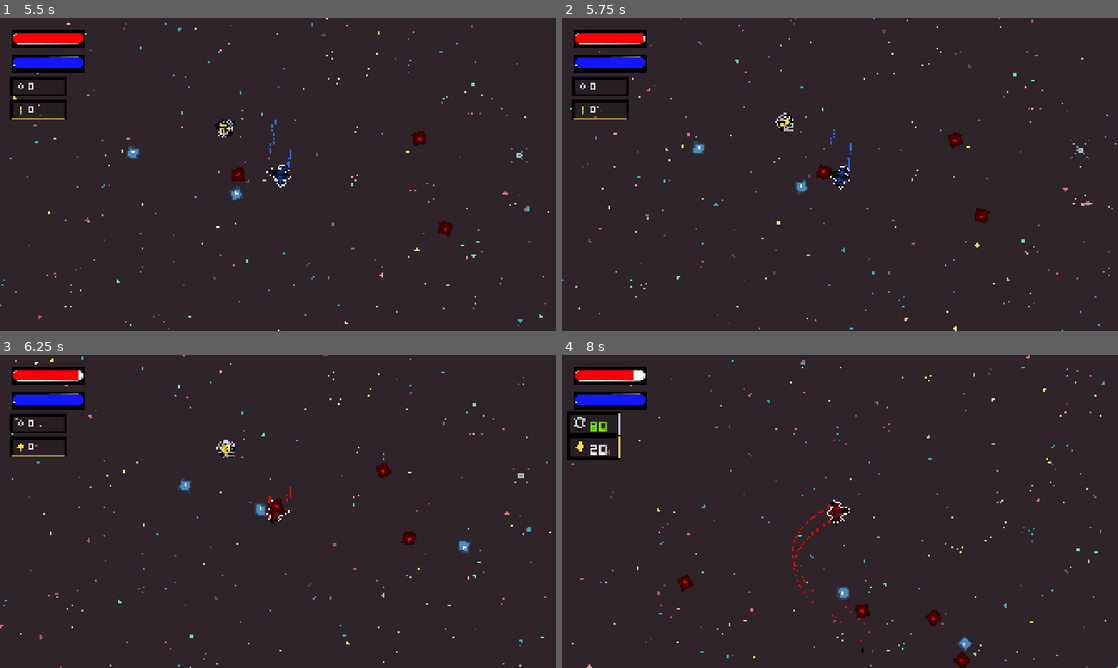
Above: before the commit, frames 1-4 (two rows, left to right).
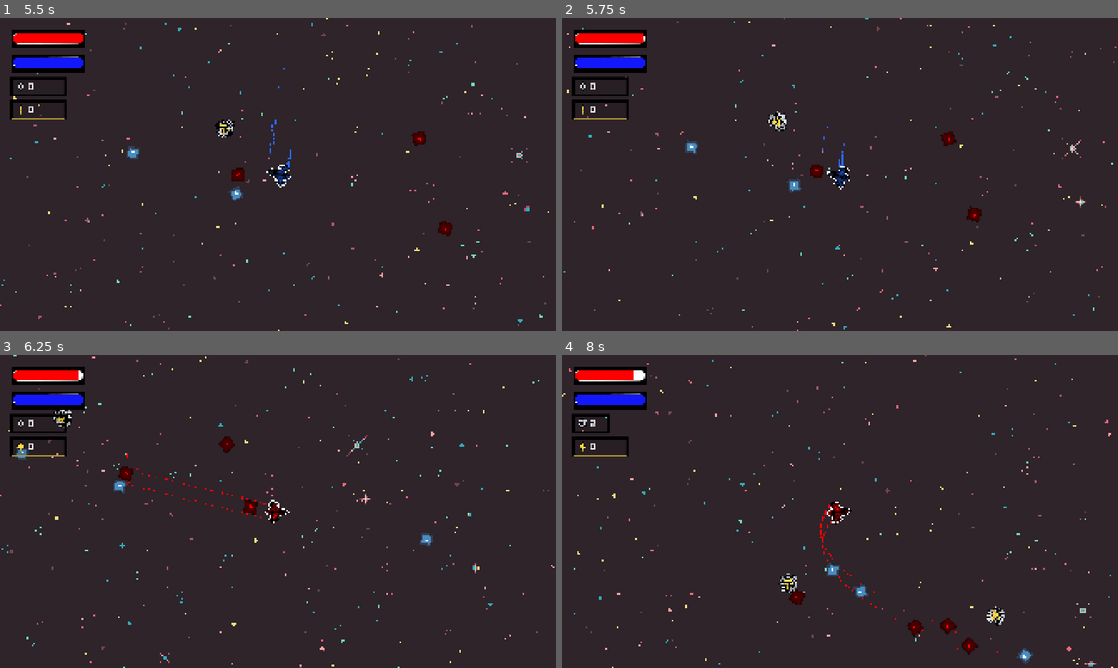
Above: after the commit, the same moments.

Repository: Yolo-Arts/Game-Off-2026
Game: Godot game, scene res://Game/main_game.tscn
Two runs of this game, one before a commit and one after it. Both use one fixed random seed, a clock stepped at 60 frames per second and the inputs below. The engine's default icon, where the game draws it, is replaced by a stand-in: a white triangle on a blue panel in a dark square. Sound files missing from this copy of the repository are replaced by a short silence.
Inputs (mouse positions are in pixels of both pictures, inside the frame that each line leads up to):
- Up to frame 1 (5.5 s): click "Play" at 0.5 s; tap Enter at 1.25 s; move the mouse to (400, 158) at 1.27 s; hold W (move_up) 1.28-2.03 s; hold Shift (shift) 1.28-2.03 s; click (400, 158) at 1.42 s; move the mouse to (166, 190) at 2.02 s; hold S (move_down) 2.03-2.78 s; tap Space (Ram) at 2.1, 5.1 s; tap Shift (shift) at 2.3, 3.8, 5.3 s; move the mouse to (333, 105) at 2.77 s; hold Shift (shift) 2.78-3.53 s; hold W (move_up) 2.78-4.28 s; move the mouse to (250, 237) at 3.52 s; tap T at 3.6 s; click (250, 237) at 3.67 s; move the mouse to (444, 221) at 4.27 s; hold Shift (shift) 4.28-5.03 s; hold S (move_down) from 4.28 s (still down); move the mouse to (111, 127) at 5.02 s
- Up to frame 2 (5.75 s): keep holding S (move_down)
- Up to frame 3 (6.25 s): keep holding S (move_down); move the mouse to (305, 511) at 5.77 s; hold Shift (shift) from 5.78 s (still down); click (305, 511) at 5.92 s
- Up to frame 4 (8 s): move the mouse to (756, 433) at 6.52 s; release S (move_down) at 6.53 s; release Shift (shift) at 6.53 s; hold W (move_up) from 6.53 s (still down); tap T at 6.6 s; tap Shift (shift) at 6.8 s; move the mouse to (962, 495) at 7.27 s; hold Shift (shift) from 7.28 s (still down)

Frame 1 is identical in both runs. In frame 2, 1.9% of the frame differs, in the area x 0-100%, y 0-100%; in frame 3, 2.4%; in frame 4, 3.6%.

Commit message:
Knockback

Diff:
--- a/Game/EnemyComponents/enemy_hitbox_component.gd
+++ b/Game/EnemyComponents/enemy_hitbox_component.gd
@@ -14,6 +14,7 @@
 	enabled = _enabled
 	enemy = _enemy
 	enemy_stats = _enemy_stats
+
 	assert(enemy_stats != null, "NULL ENEMY STATS")
 
 func apply_hit() -> void:
--- a/Resources/EnemySources/damage_source.gd
+++ b/Resources/EnemySources/damage_source.gd
@@ -13,3 +13,4 @@
 	damage_type = _damage_type
 	shift_color = _shift_color
 	source_node = _source_node
+	knockback = _knockback
--- a/Resources/EnemySources/test_enemy_stats.tres
+++ b/Resources/EnemySources/test_enemy_stats.tres
@@ -6,5 +6,6 @@
 script = ExtResource("1_fuhsb")
 shift_color = 0
 damage = 10.0
+knockback = 500.0
 opposite_speed = 500.0
 metadata/_custom_type_script = "uid://cee3blfn2lg47"
--- /dev/null
+++ b/Scenes/Player/States/frozen.gd
@@ -0,0 +1,6 @@
+class_name PlayerFrozen extends PlayerState
+
+func enter(_data: Variant) -> void:
+	player.can_steer = false
+	player.can_control_speed = false
+	player.can_shift = false
--- a/Scenes/Player/player.gd
+++ b/Scenes/Player/player.gd
@@ -34,10 +34,18 @@
 
 
 func _on_player_hit(damage_source: DamageSource) -> void:
-	health_component.take_damage(damage_source)
+	if not health_component.take_damage(damage_source): return
 
 	if damage_source.damage_type != DamageSource.DamageSourceType.AUTO_DAMAGE:
 		TweenManager.camera.shake(0.25, 20, 15)
+		#state_machine.request_transition(&"frozen")
+		print(damage_source.knockback)
+		if damage_source.source_node != null:
+
+			movement_component.current_knockback = damage_source.knockback * (damage_source.source_node.global_position.direction_to(global_position))
+		#await get_tree().create_timer(2.0).timeout
+		#state_machine.request_transition(&"normal")
+
 
 
 
--- a/Scenes/Player/player.tscn
+++ b/Scenes/Player/player.tscn
@@ -6,7 +6,7 @@
 [ext_resource type="Script" uid="uid://cl3bqv10f2aoe" path="res://Scenes/Player/movement_component.gd" id="3_mtuoh"]
 [ext_resource type="Script" uid="uid://grs1kfqrof0u" path="res://Game/StateMachine/state_machine.gd" id="3_oikmp"]
 [ext_resource type="Script" uid="uid://cfxyvwwsdume6" path="res://Scenes/Player/States/normal.gd" id="4_06tpx"]
-[ext_resource type="Script" uid="uid://1d02a4dxhlmd" path="res://Scenes/Player/States/player_state.gd" id="5_7g0yx"]
+[ext_resource type="Script" uid="uid://da88luic16eyb" path="res://Scenes/Player/States/frozen.gd" id="5_7g0yx"]
 [ext_resource type="Script" uid="uid://d0qnxevy216rr" path="res://Scenes/Player/health_component.gd" id="5_dd0ac"]
 [ext_resource type="Script" uid="uid://b5shriynv50ye" path="res://Scenes/Player/energy_component.gd" id="6_jlvik"]
 [ext_resource type="Script" uid="uid://bbdb481tg70y4" path="res://Scenes/Player/hitbox_component.gd" id="7_0u5uq"]
@@ -49,9 +49,9 @@
 id = &"normal"
 metadata/_custom_type_script = "uid://1d02a4dxhlmd"
 
-[node name="Knockback" type="Node" parent="StateMachine" unique_id=1250372079]
+[node name="Frozen" type="Node" parent="StateMachine" unique_id=1250372079]
 script = ExtResource("5_7g0yx")
-id = &"knockback"
+id = &"frozen"
 metadata/_custom_type_script = "uid://1d02a4dxhlmd"
 
 [node name="ItemManager" type="Node" parent="." unique_id=935040993]
Not shown, added: Scenes/Player/States/frozen.gd.uid
